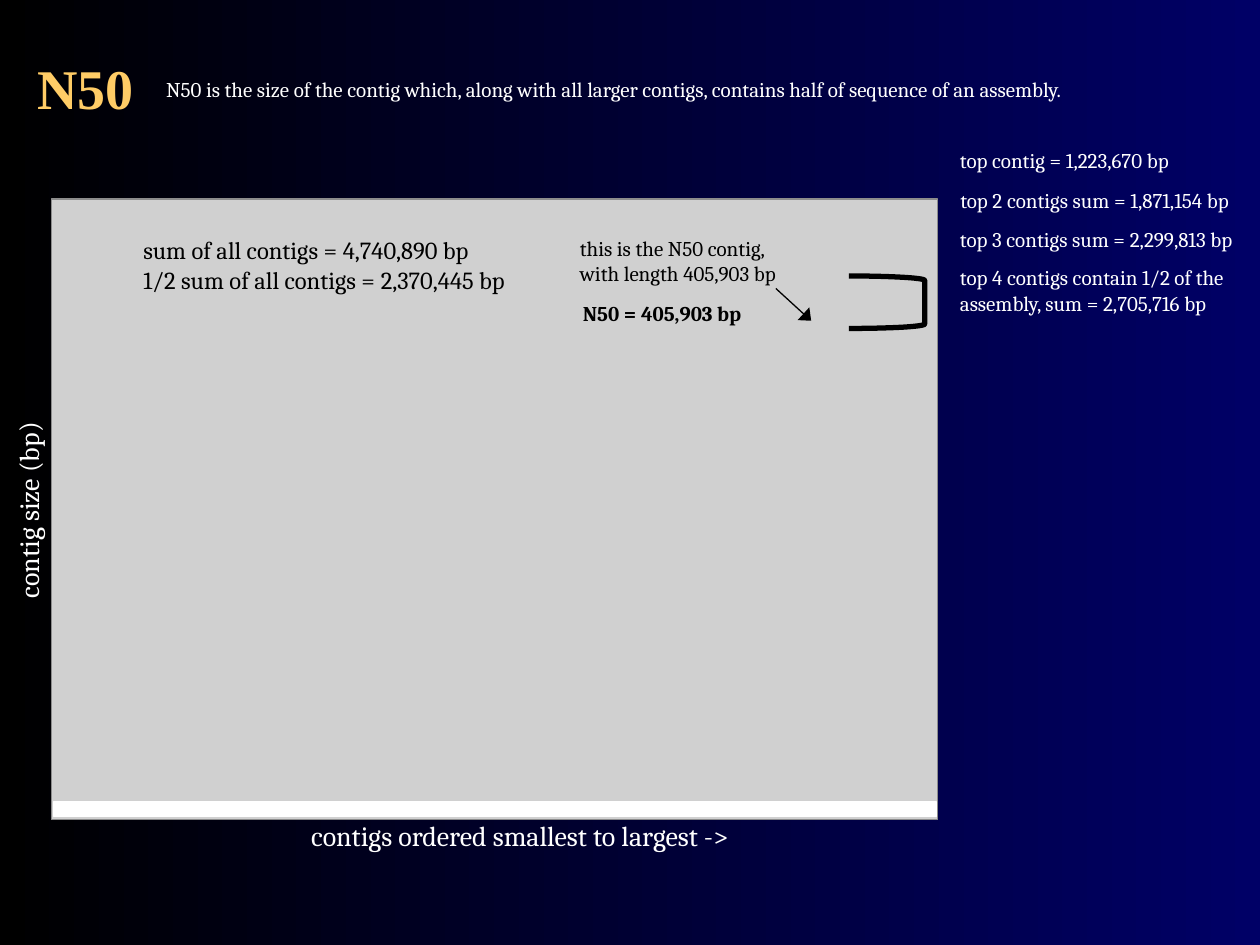
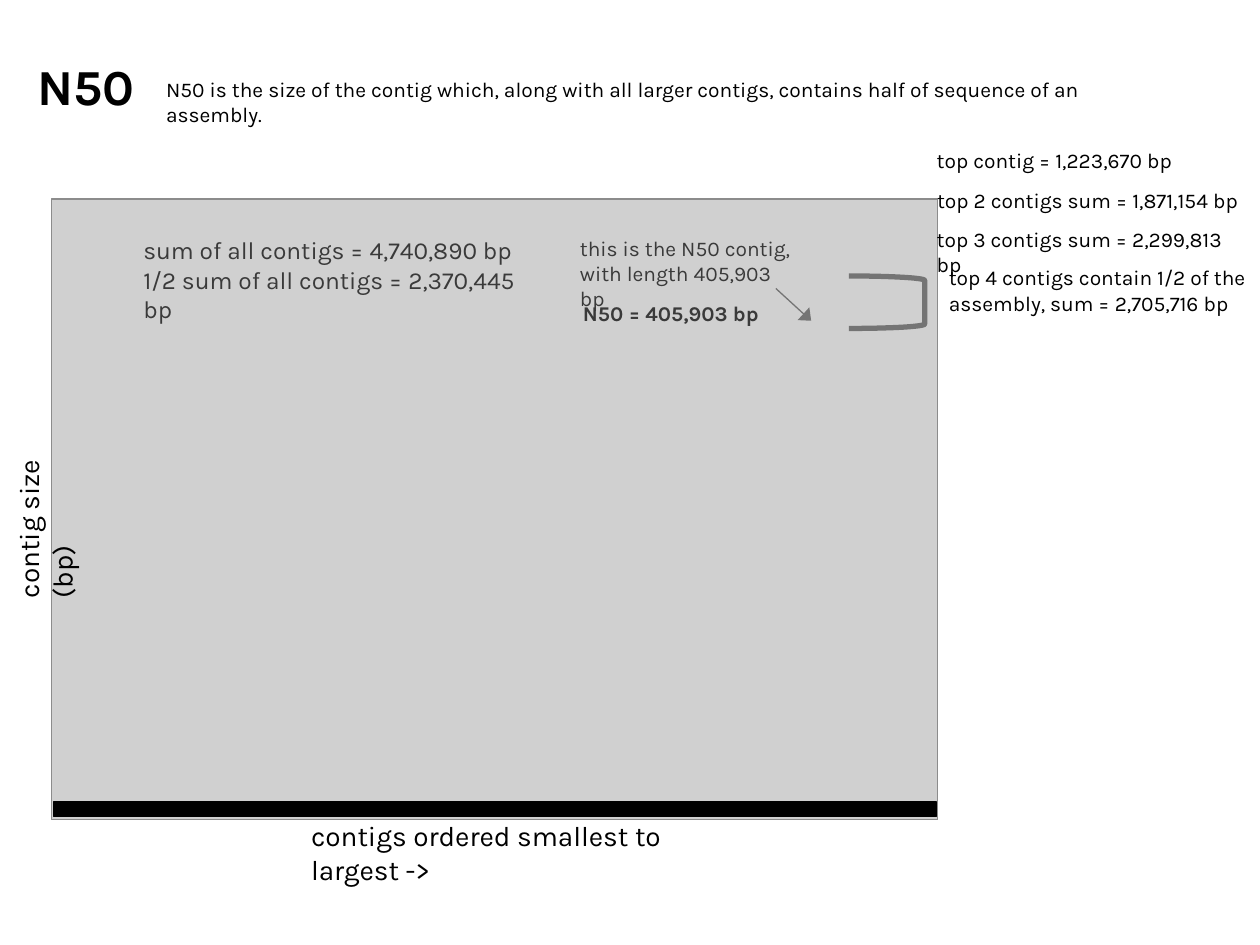
Before and after one commit to agmcarthur/Biochem-3BP3, a slide deck: slide 32 of Lectures/Lecture 6 - Genome Assembly.pptx. Drawn at 1260x945 pixels with LibreOffice and Linux fonts; fonts in the diff are those of the drawing; grey boxes stand for pictures. Boxes give left, top, right and bottom in pixels: in the first picture for what was removed or moved away, otherwise in the second. Text is boxed around its words. In the diff, an @@ line names an element or a change of style, - is before the commit and + after.

```diff
--- a/Lectures/Lecture 6 - Genome Assembly.pptx
+++ b/Lectures/Lecture 6 - Genome Assembly.pptx
@@ background gradient #000000 to #000066 to #FFFFFF @@
@@ title "N50" at bbox=[37, 71, 134, 106]: size 32 to 28.8 pt, font Times New Roman to Karla, text colour #FFCC66 to #000000; line spacing 1 to 0.9; vertical alignment middle to bottom @@
@@ font Cambria to Karla, text colour #FFFFFF to #000000 in 7 elements at bbox=[311, 826, 661, 887], bbox=[10, 465, 80, 598], bbox=[949, 266, 1245, 316], bbox=[937, 228, 1222, 278], bbox=[937, 193, 1238, 213], bbox=[937, 153, 1172, 173], bbox=[166, 82, 1078, 127] @@
@@ text "top contig = 1,223,670 bp": place and size @@
-text "top contig = 1,223,670 bp" at bbox=[960, 153, 1169, 173]
+text "top contig = 1,223,670 bp" at bbox=[937, 153, 1172, 173]
@@ text "top 2 contigs sum = ...": place and size @@
-text "top 2 contigs sum = ..." at bbox=[960, 193, 1229, 213]
+text "top 2 contigs sum = ..." at bbox=[937, 193, 1238, 213]
@@ text "top 3 contigs sum = ...": place and size @@
-text "top 3 contigs sum = ..." at bbox=[960, 232, 1232, 252]
+text "top 3 contigs sum = ..." at bbox=[937, 228, 1222, 278]
@@ text "top 4 contigs contain 1/2 ...": place and size @@
-text "top 4 contigs contain 1/2 ..." at bbox=[960, 270, 1224, 316]
+text "top 4 contigs contain 1/2 ..." at bbox=[949, 266, 1245, 316]
@@ font Cambria to Karla, text colour #000000 to #3A3A3A in 3 elements at bbox=[580, 241, 790, 286], bbox=[143, 242, 514, 295], bbox=[583, 302, 759, 326] @@
@@ arrow (776, 289) - (811, 321): stroke #000000 0.75 pt to #747474 0.75 pt @@
@@ right bracket at bbox=[849, 276, 925, 329]: outline #000000 3 pt to #747474 3 pt @@
@@ rectangle at bbox=[53, 803, 936, 816]: fill #FFFFFF to #000000; outline #FFFFFF 0.75 pt to #000000 0.75 pt @@
```
Also in this commit, not shown: 34 other slides changed, 13 other files.
